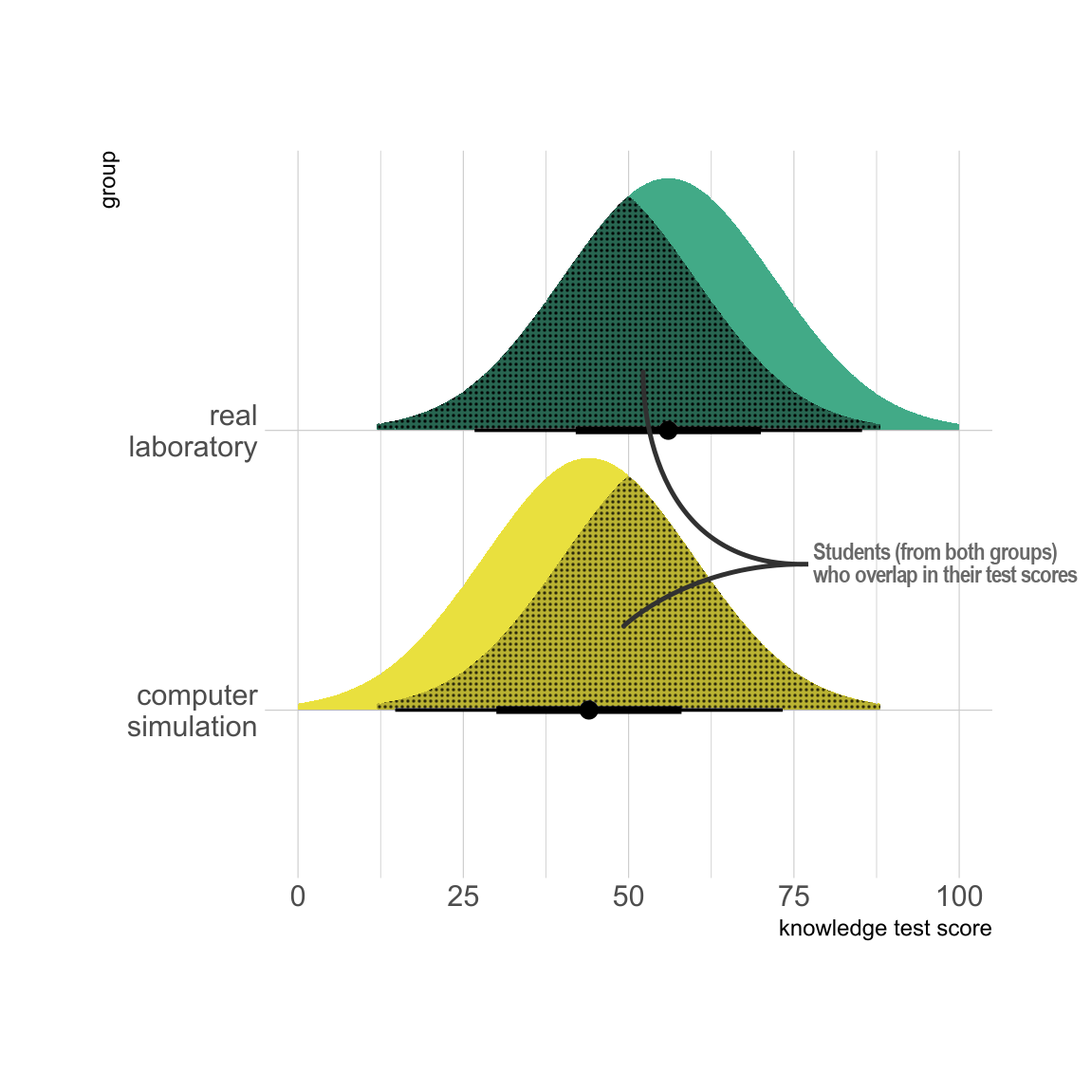
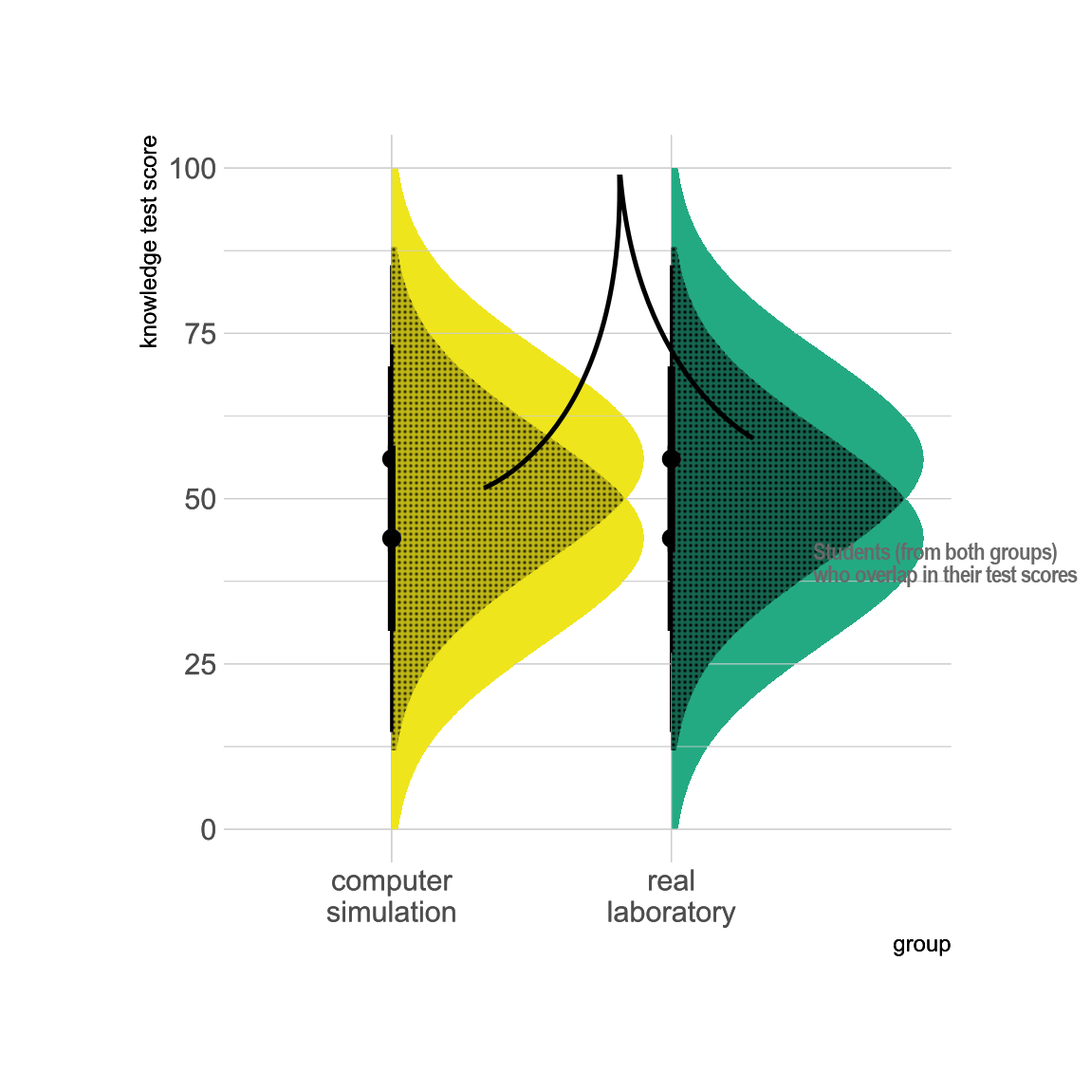
The second (1091, 1091) image is a revision of the first. Changes to its layers:
painted on "linien Beschreibung" over box(483, 174, 810, 630)
painted on "Eingefügte Ebene #7" over box(377, 197, 905, 751)
painted on "Eingefügte Ebene #8" over box(376, 196, 906, 751)
painted on "Eingefügte Ebene #5" over box(377, 246, 881, 751)
painted on "Eingefügte Ebene #6" over box(376, 245, 881, 751)
removed layer "yaxis_computersimulationreallaboratory_0.8.svg" from group "plots" over box(102, 149, 993, 942)
added layer "xaxis_computersimulationreallaboratory_0.8.svg" in group "plots" over box(139, 134, 952, 957)
added layer "xaxis_computersimulationreallaboratory_-0.8.svg" in group "plots" over box(139, 134, 952, 957)
